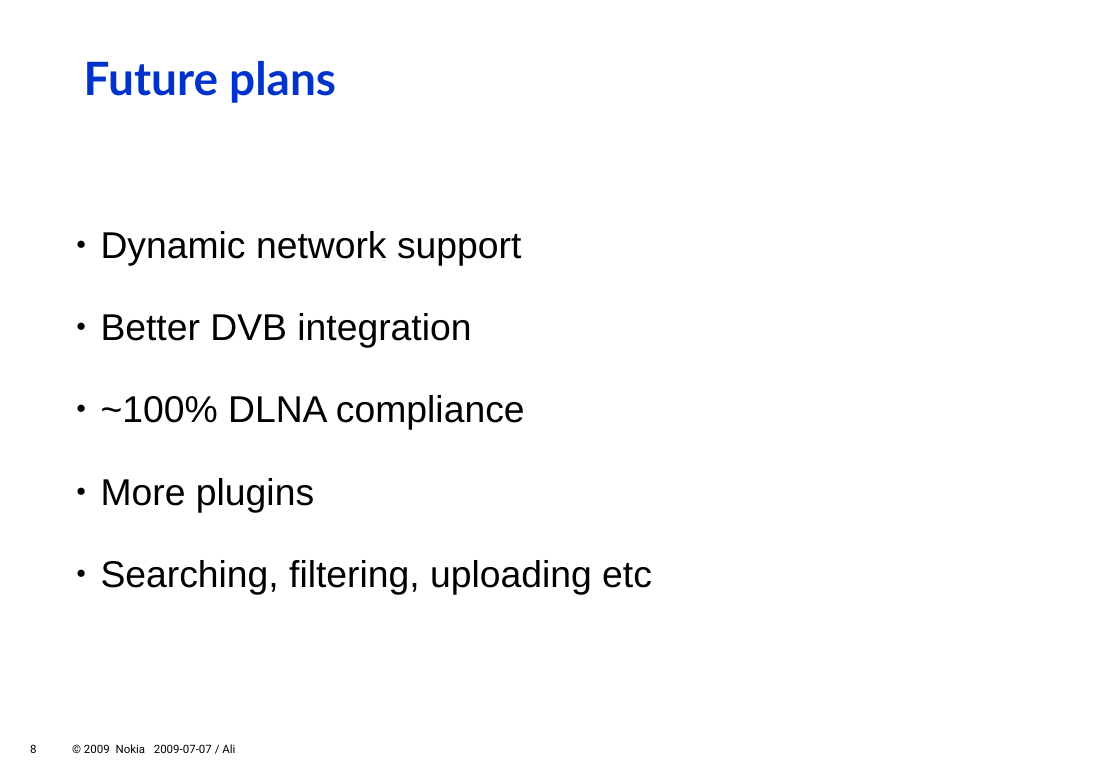
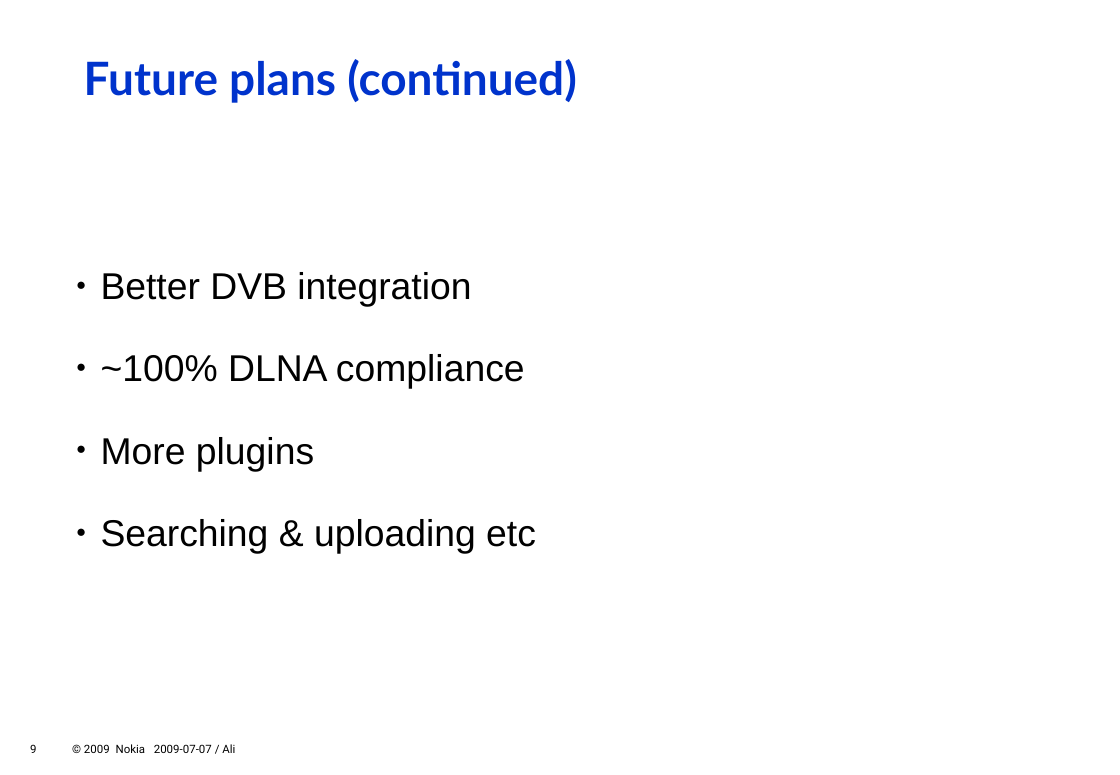
Before and after one commit to zeenix/rygel-presentation-2009, a slide deck: slide 9 of slides.odp (slide 8 before the commit). Drawn at 1120x775 pixels with LibreOffice and Linux fonts; fonts in the diff are those of the drawing; background and template pictures are left out. Boxes give left, top, right and bottom in pixels: in the first picture for what was removed or moved away, otherwise in the second. Text is boxed around its words. In the diff, an @@ line names an element or a change of style, - is before the commit and + after.

Commit message:
Expand "Future plans" slide

```diff
--- a/slides.odp
+++ b/slides.odp
@@ title at (84, 59, 577, 103): text changed @@
-Future plans
+Future plans (continued)
@@ text at (101, 231, 521, 266): paragraph removed @@
-  ● Dynamic network support
@@ text at (101, 519, 536, 553): text changed @@
-  ● Searching, filtering, uploading etc
+  ● Searching & uploading etc
@@ page number at (30, 744, 36, 753): text changed @@
-8
+9
```
Also in this commit, not shown: 1 slide added.
